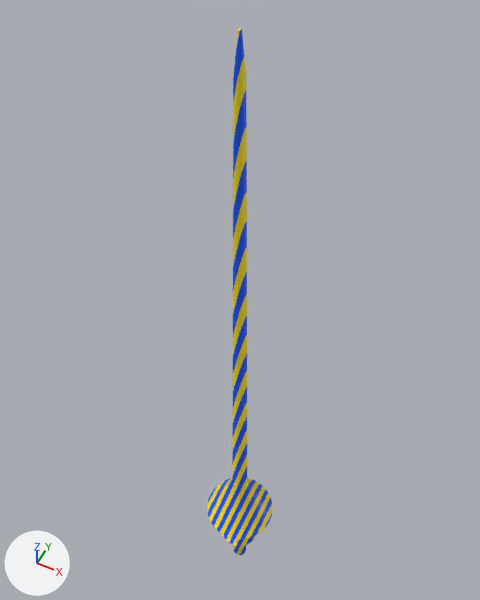
Two versions of the Blender file Assets/Blender Files/Lance.blend, one commit apart.
Both versions are drawn from a camera (50 mm lens) standing at (1.46, -2.91, 5.04) and looking at (-0.3, 0.59, 0.66). The axes (+X, +Y, +Z) are drawn at lower left. The lights are the same throughout.

The first picture shows 'Lance'.
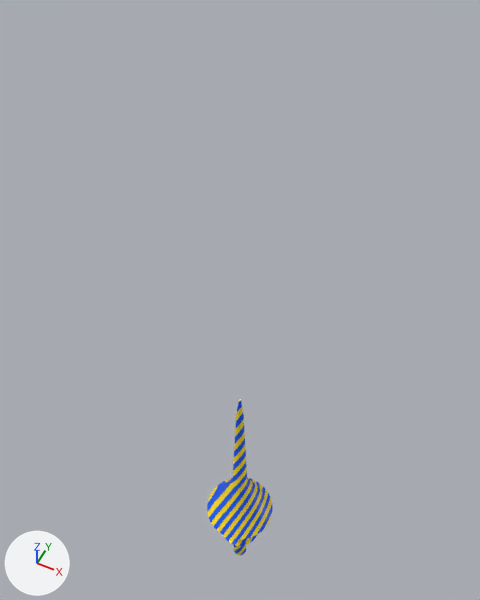
The edits, one by one:
me_cylinder has 480 vertices, 450 faces and spans x -0.37..0.37, y -0.37..0.37, z -3.32..3.45.
me_cylinder is used by ob_lance; location (0.0, 0.0, 0.0).
me_cylinder part 1: all 64 vertices in x -0.03..0.03, y -0.03..0.03, z 3.17..3.45 are moved by (0.0, 0.0, -3.37).

Changed parts and their boxes (x1, y1, x2, y2) in the pictures (480 x 600 px; the box of a moved part takes in the faces that stretch with it):
'Lance', reshaped (70% shorter)
    before: (207, 28, 273, 555)
    after: (207, 399, 273, 555)
part 1 of me_cylinder, moved or reshaped
    before: (232, 28, 247, 489)
    after: (232, 399, 247, 489)
